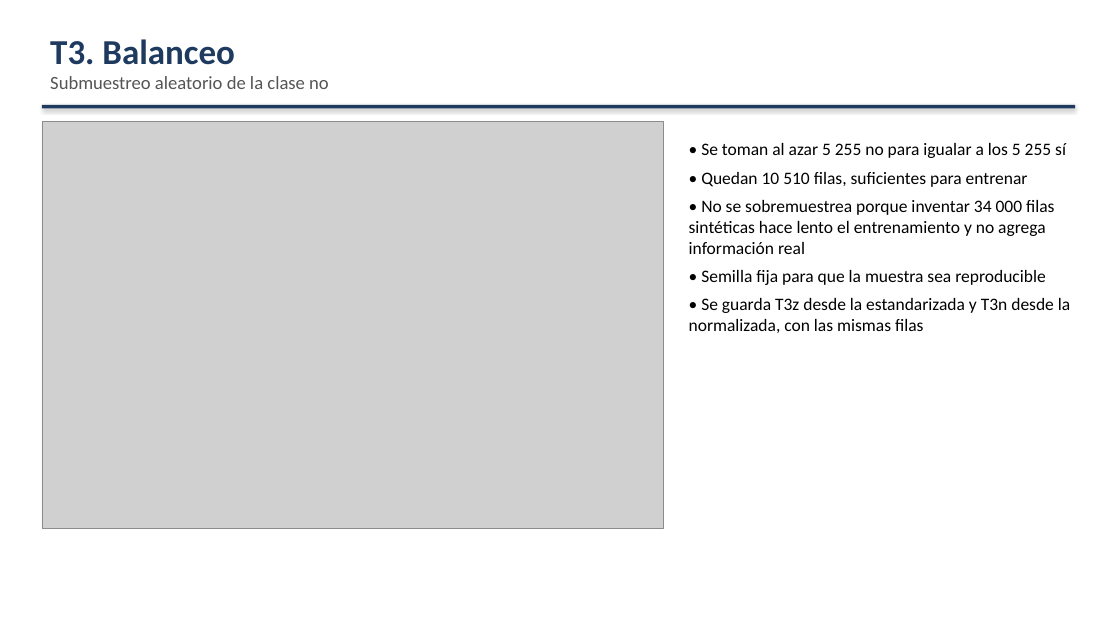
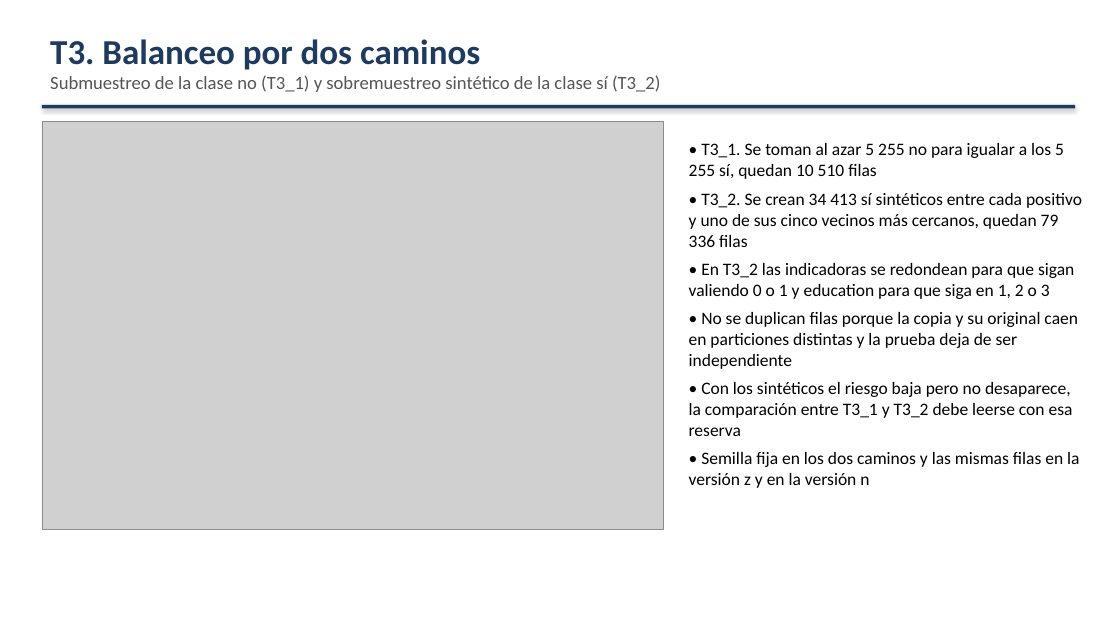
Before and after one commit to Checho019/maestria-inteligencia-computacional, a slide deck: slide 12 of Exposicion Bank/exposicion_bank.pptx. Drawn at 1120x630 pixels with LibreOffice and Linux fonts; fonts in the diff are those of the drawing; grey boxes stand for pictures. Boxes give left, top, right and bottom in pixels: in the first picture for what was removed or moved away, otherwise in the second. Text is boxed around its words. In the diff, an @@ line names an element or a change of style, - is before the commit and + after.

Commit message:
Exposicion Bank: segundo camino de balanceo por sobremuestreo, education ordinal sin escalar y correcciones de la revision

```diff
--- a/Exposicion Bank/exposicion_bank.pptx
+++ b/Exposicion Bank/exposicion_bank.pptx
@@ text at bbox=[50, 39, 660, 92]: text changed @@
-T3. Balanceo
-Submuestreo aleatorio de la clase no
+T3. Balanceo por dos caminos
+Submuestreo de la clase no (T3_1) y sobremuestreo sintético de la clase sí (T3_2)
@@ text at bbox=[689, 143, 1082, 488]: text changed @@
-• Se toman al azar 5 255 no para igualar a los 5 255 sí
-• Quedan 10 510 filas, suficientes para entrenar
-• No se sobremuestrea porque inventar 34 000 filas sintéticas hace lento el entrenamiento y no agrega información real
-• Semilla fija para que la muestra sea reproducible
-• Se guarda T3z desde la estandarizada y T3n desde la normalizada, con las mismas filas
+• T3_1. Se toman al azar 5 255 no para igualar a los 5 255 sí, quedan 10 510 filas
+• T3_2. Se crean 34 413 sí sintéticos entre cada positivo y uno de sus cinco vecinos más cercanos, quedan 79 336 filas
+• En T3_2 las indicadoras se redondean para que sigan valiendo 0 o 1 y education para que siga en 1, 2 o 3
+• No se duplican filas porque la copia y su original caen en particiones distintas y la prueba deja de ser independiente
+• Con los sintéticos el riesgo baja pero no desaparece, la comparación entre T3_1 y T3_2 debe leerse con esa reserva
+• Semilla fija en los dos caminos y las mismas filas en la versión z y en la versión n
```
Also in this commit, not shown: 11 other slides changed, 1 slide added, 12 other files.
